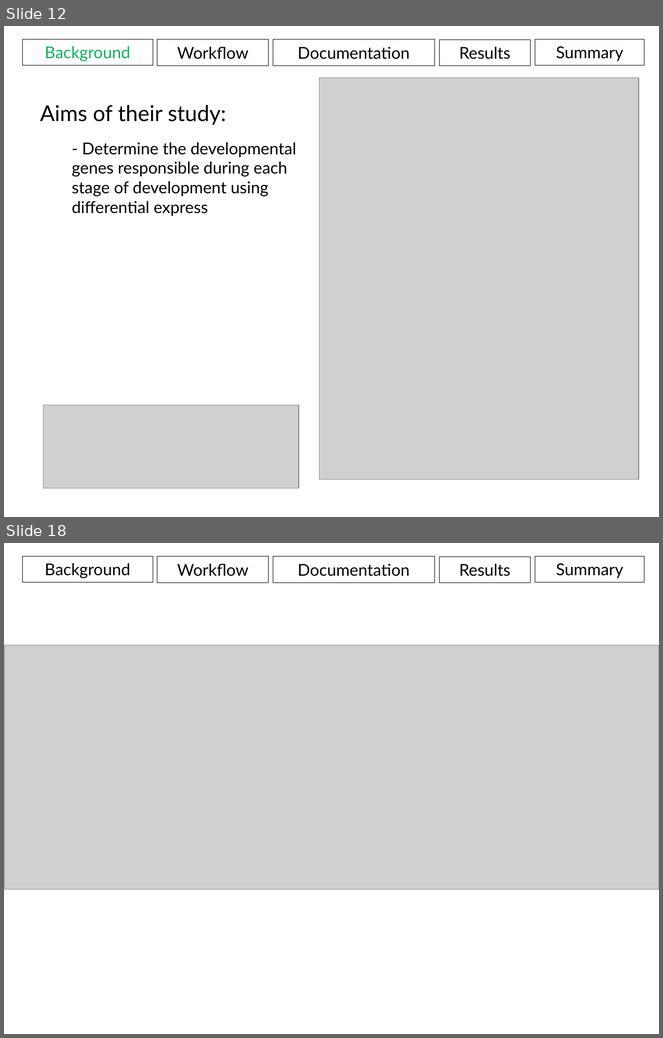
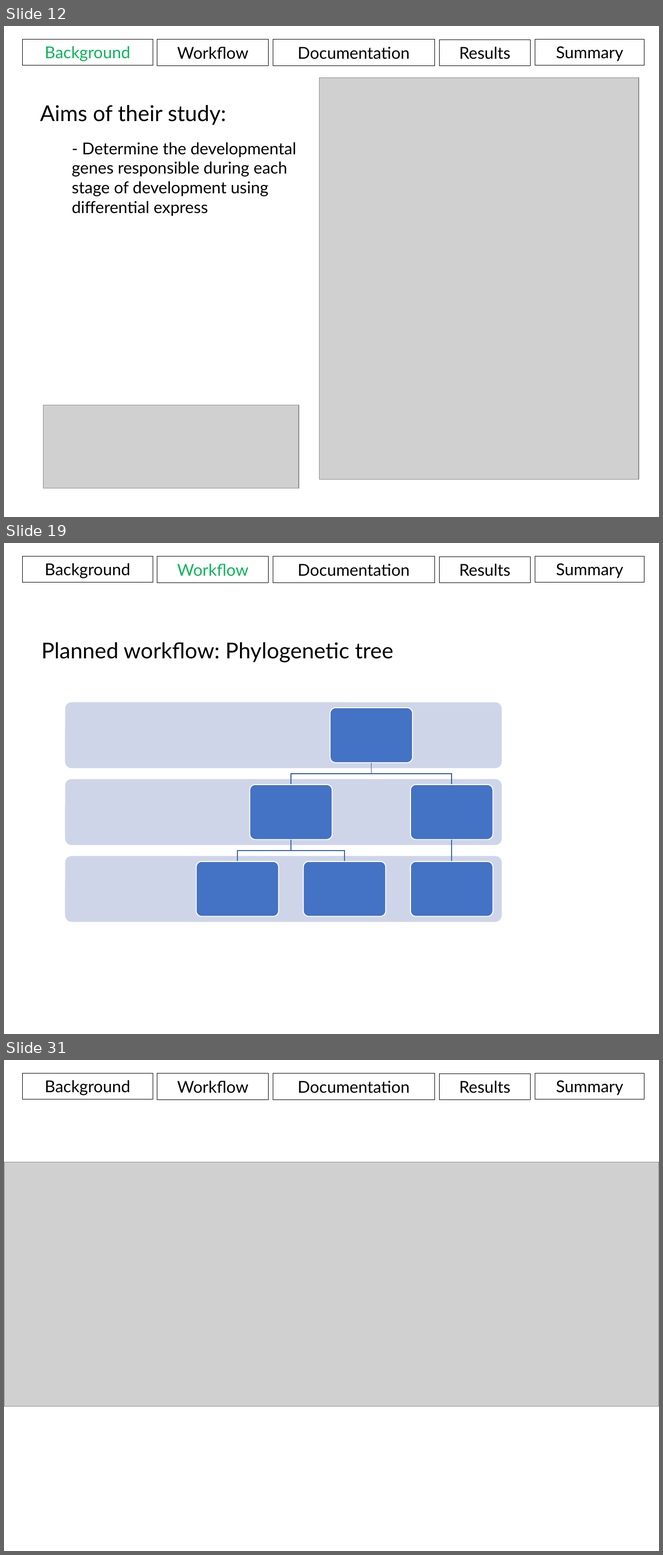
Before and after one commit to aweeger/BCB546X_FinalGroup, a slide deck: Presentation.pptx. Shown one above the other, each under a label of ours: slides 12 and 18 before the commit, slides 12, 19 and 31 after it; the slides between them are not shown. The pictures are 663x1038 and 663x1555 pixels, drawn with LibreOffice and Linux fonts; fonts in the diff are those of the drawing; grey boxes stand for pictures. Boxes give left, top, right and bottom in pixels: in the first picture for what was removed or moved away, otherwise in the second. Text is boxed around its words. In the diff, an @@ line names an element or a change of style, - is before the commit and + after.

```diff
--- a/Presentation.pptx
+++ b/Presentation.pptx
@@ slide 19 added at <box>4,543,659,1034</box>, background #FFFFFF @@
@@ rectangle added at <box>22,556,153,583</box>, outline #000000 0.75 pt, 18 pt, text #000000 @@
+Background
@@ rectangle added at <box>157,557,269,583</box>, outline #000000 0.75 pt, 18 pt, text #0AB45A @@
+Workflow
@@ rectangle added at <box>273,557,435,583</box>, outline #000000 0.75 pt, 18 pt, text #000000 @@
+Documentation
@@ rectangle added at <box>440,557,530,583</box>, outline #000000 0.75 pt, 18 pt, text #000000 @@
+Results
@@ rectangle added at <box>535,556,644,583</box>, outline #000000 0.75 pt, 18 pt, text #000000 @@
+Summary
@@ text added at <box>41,642,393,663</box>, 24 pt, text #000000 @@
+Planned workflow: Phylogenetic tree
@@ group added at <box>65,702,502,923</box>: 9 rounded rectangles, 5 freeform shapes @@
@@ what was slide 18 is now slide 31 @@
```
Also in this commit, not shown: 4 slides changed, 13 other slides added, 1 slide removed.
